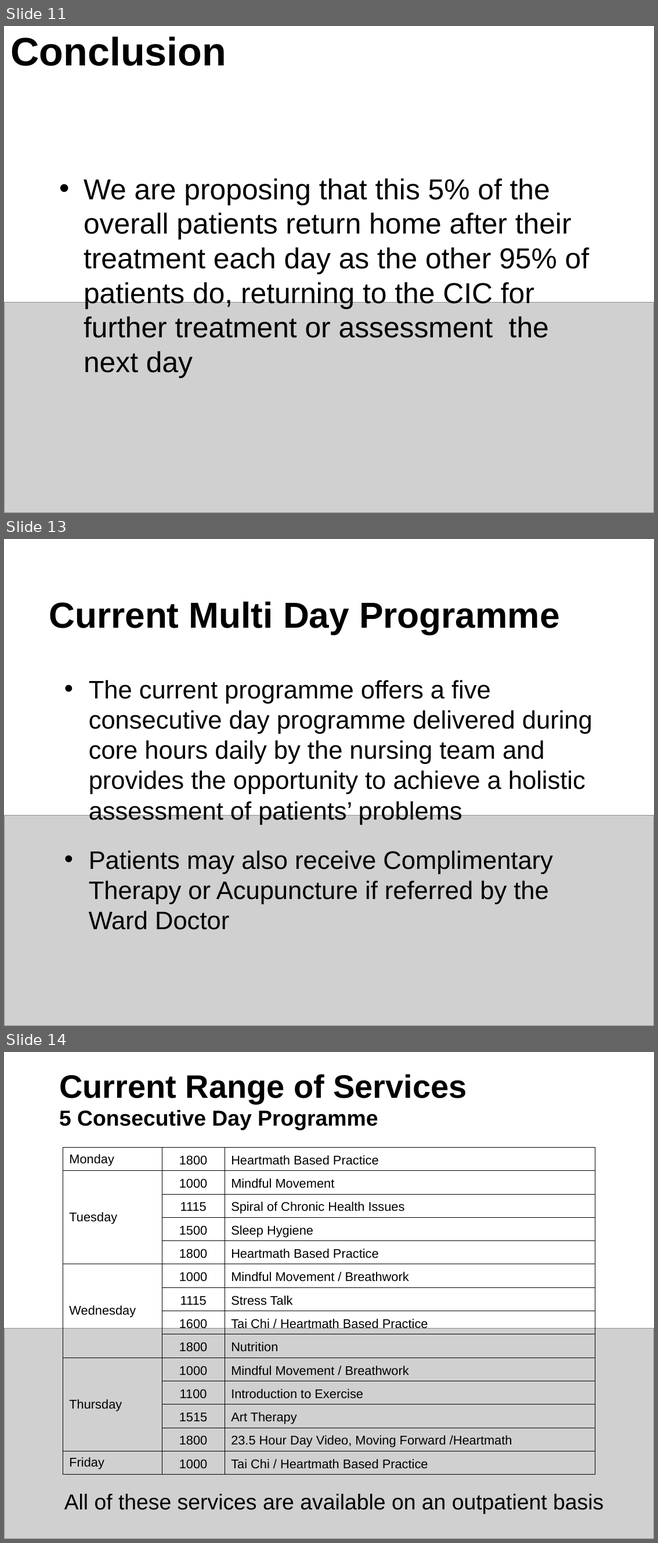
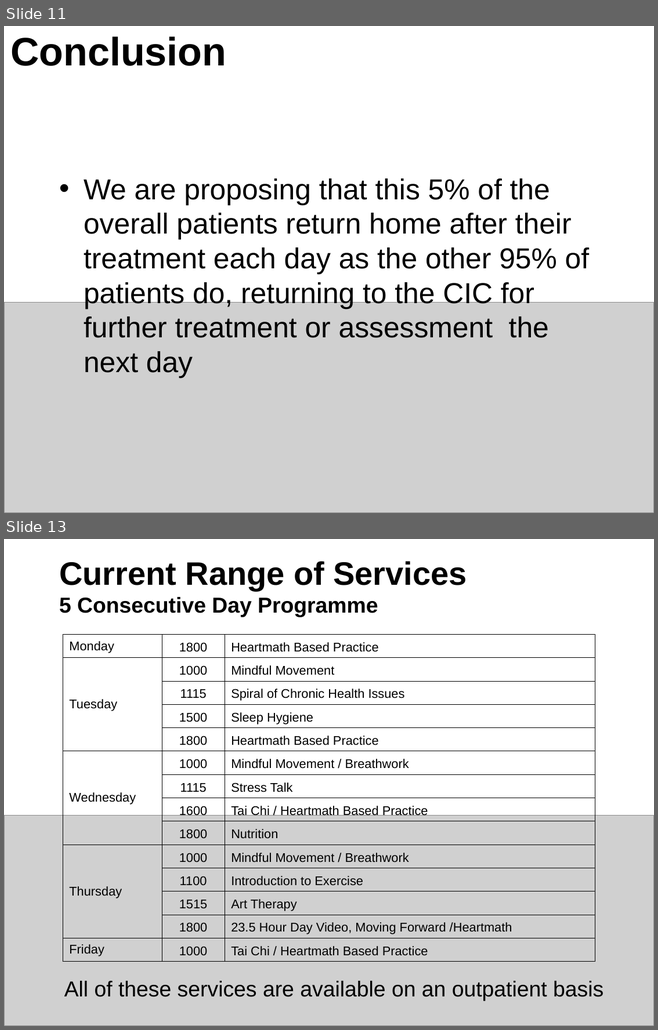
Before and after one commit to RMorton24/phs_group_project, a slide deck: Final Powerpoint presentation for 12.08.22.pptx. Shown one above the other, each under a label of ours: slides 11, 13 and 14 before the commit, slides 11 and 13 after it; the slides between them are not shown. The pictures are 658x1543 and 658x1030 pixels, drawn with LibreOffice and Linux fonts; fonts in the diff are those of the drawing; grey boxes stand for pictures. Boxes give left, top, right and bottom in pixels: in the first picture for what was removed or moved away, otherwise in the second. Text is boxed around its words. In the diff, an @@ line names an element or a change of style, - is before the commit and + after.

```diff
--- a/Final Powerpoint presentation for 12.08.22.pptx
+++ b/Final Powerpoint presentation for 12.08.22.pptx
@@ slide 13 removed at (4, 539, 654, 1026), background #FFFFFF @@
@@ title removed at (49, 602, 559, 634) @@
-Current Multi Day Programme
@@ text removed at (89, 680, 592, 930) @@
-• The current programme offers a five consecutive day programme delivered during core hours daily by the nursing team and provides the opportunity to achieve a holistic assessment of patients’ problems
-• Patients may also receive Complimentary Therapy or Acupuncture if referred by the Ward Doctor
@@ picture removed at (4, 816, 654, 1026) @@
@@ what was slide 14 is now slide 13 @@
```
Also in this commit, not shown: 1 slide added, 1 other slide removed, 1 other file.
